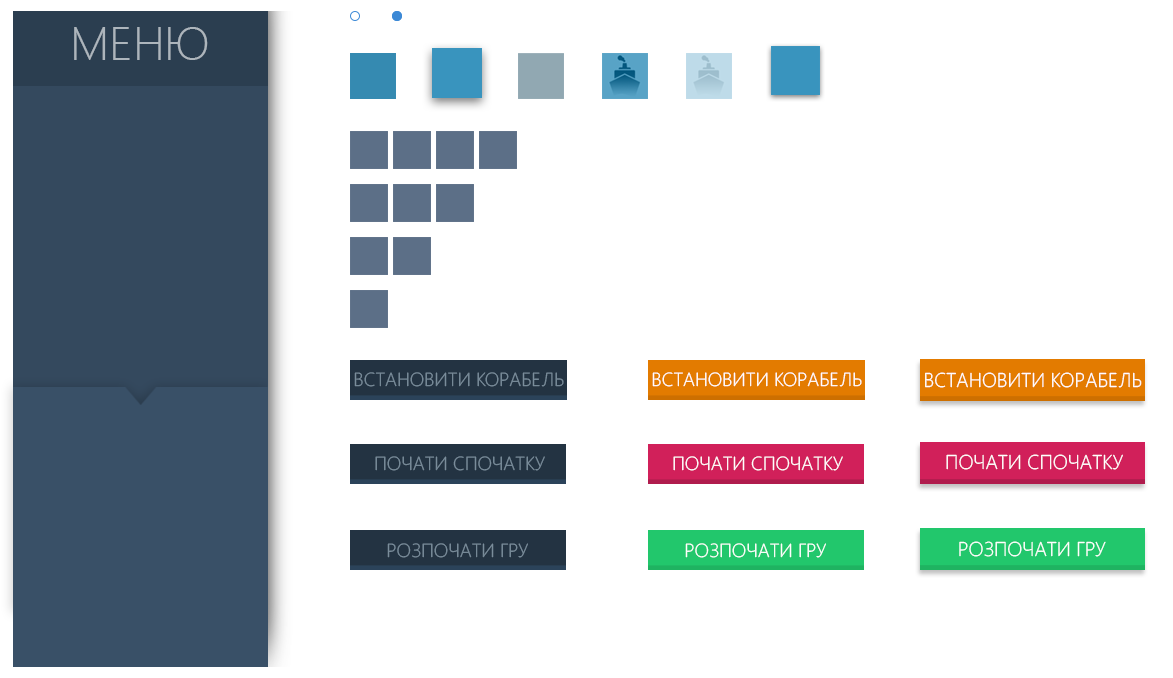
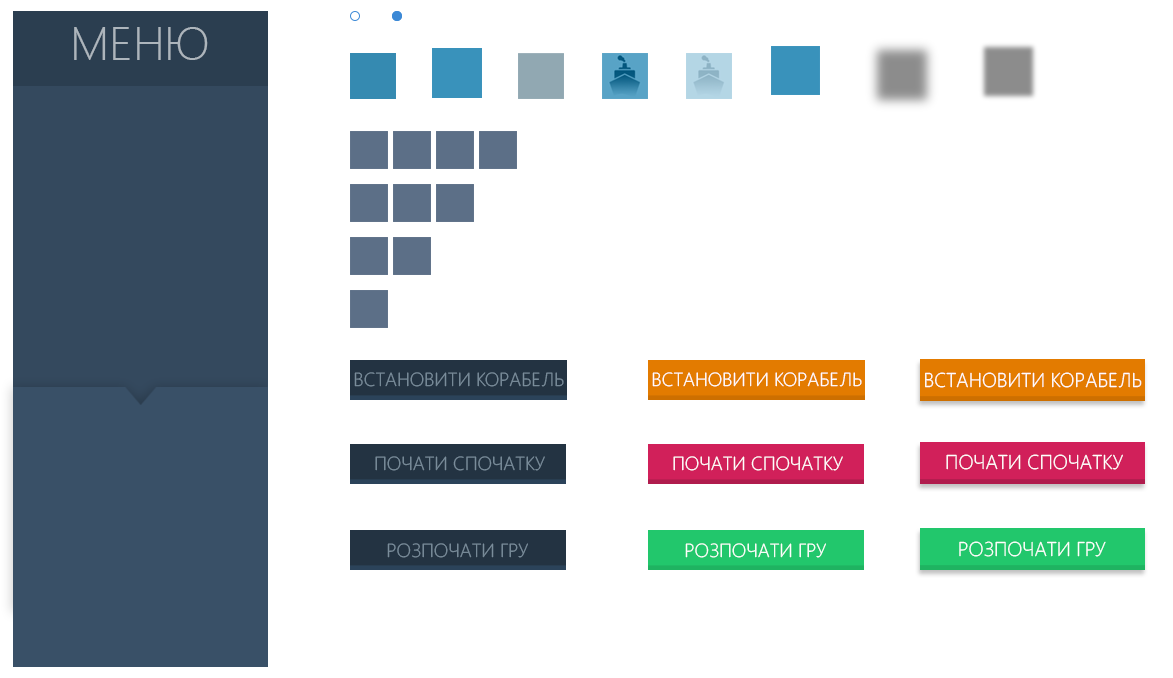
Layers edited between the first and the second 1173 x 678 image:
added group "Shadows" with 6 layers in group "Группа 5" over [867, 40, 1038, 110]
added layer "Слой 9 копия 6" (45%) in group "Shadows" over [979, 42, 1038, 101]
added layer "Cell_Active копия" (45%) in group "Shadows" over [867, 40, 937, 110]
hid "Слой 8" over [268, 11, 290, 667]
